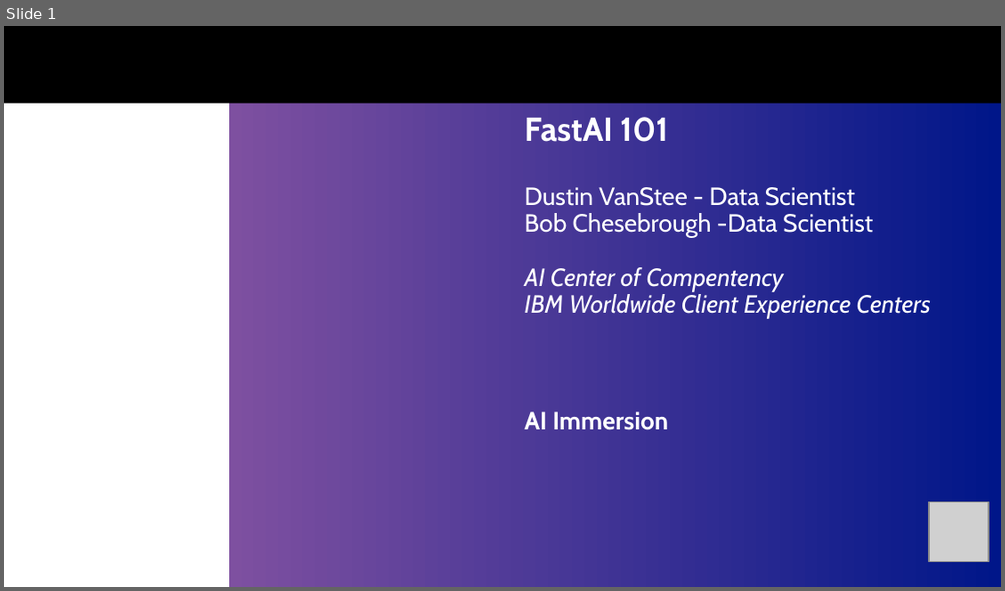
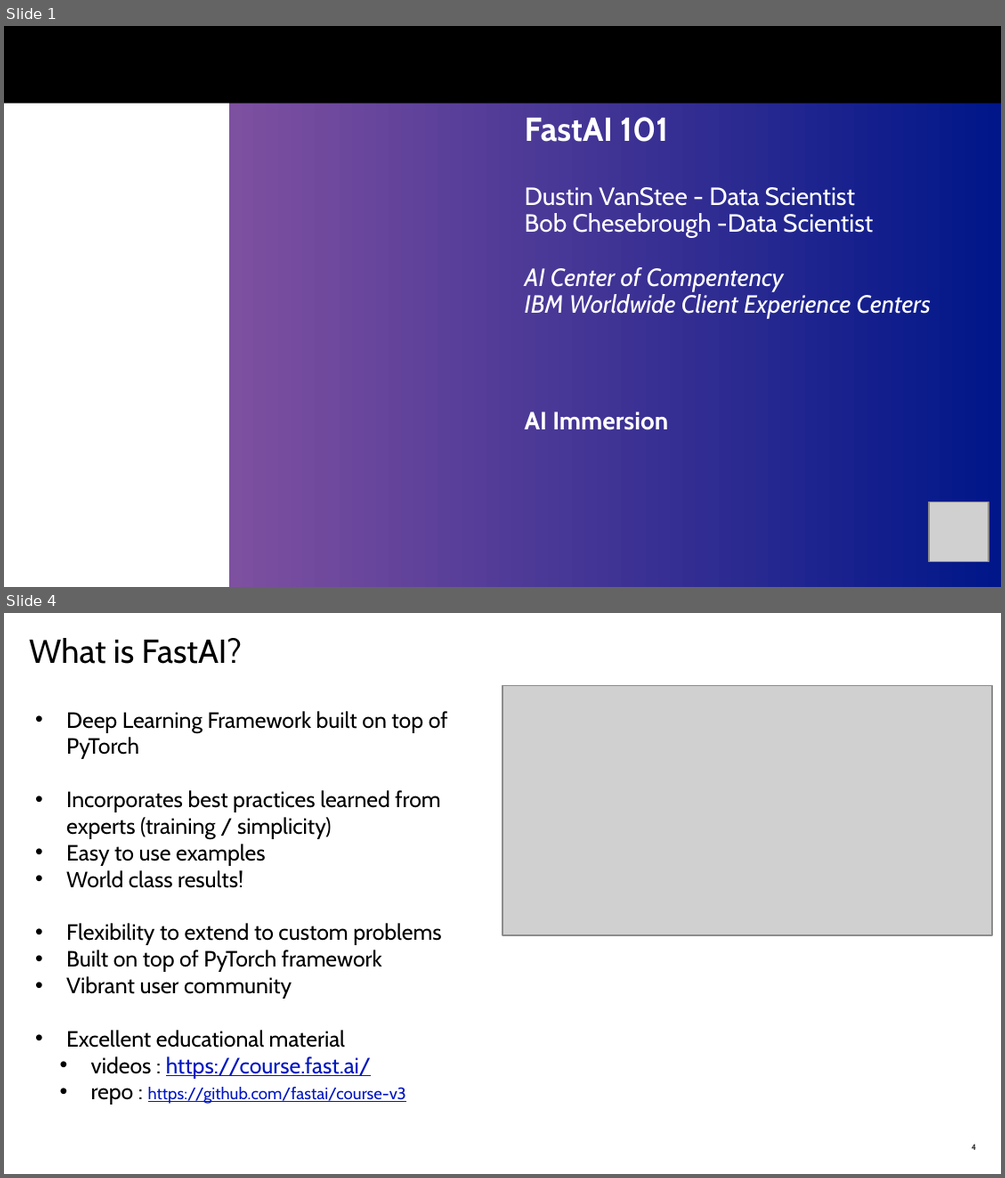
Before and after one commit to dustinvanstee/aicoc-ai-immersion, a slide deck: FastAI/FastAI-101.pptx. Shown one above the other, each under a label of ours: slide 1 before the commit, slides 1 and 4 after it; the slides between them are not shown. The pictures are 1005x591 and 1005x1178 pixels, drawn with LibreOffice and Linux fonts; fonts in the diff are those of the drawing; grey boxes stand for pictures; background and template pictures are left out. Boxes give left, top, right and bottom in pixels: in the first picture for what was removed or moved away, otherwise in the second. Text is boxed around its words. In the diff, an @@ line names an element or a change of style, - is before the commit and + after.

Commit message:
update fastai nlp sequence ppts

```diff
--- a/FastAI/FastAI-101.pptx
+++ b/FastAI/FastAI-101.pptx
@@ slide 4 added at [4,613,1001,1174], background #FFFFFF @@
@@ title added at [29,638,242,664], 24 pt, text #000000 @@
+What is FastAI?
@@ picture added at [502,686,992,935] @@
@@ text added at [66,711,448,1104], 16 pt, text #000000 @@
+  • Deep Learning Framework built on top of PyTorch
+  • Incorporates best practices learned from experts (training / simplicity)
+  • Easy to use examples
+  • World class results!
+  • Flexibility to extend to custom problems
+  • Built on top of PyTorch framework
+  • Vibrant user community
+  • Excellent educational material
+    • videos : https://course.fast.ai/
+    • repo : https://github.com/fastai/course-v3
@@ page number added at [971,1143,976,1150], 6 pt, text #000000 @@
+4
```
Also in this commit, not shown: 1 slide changed, 9 other slides added, 1 slide removed, 2 other files.
